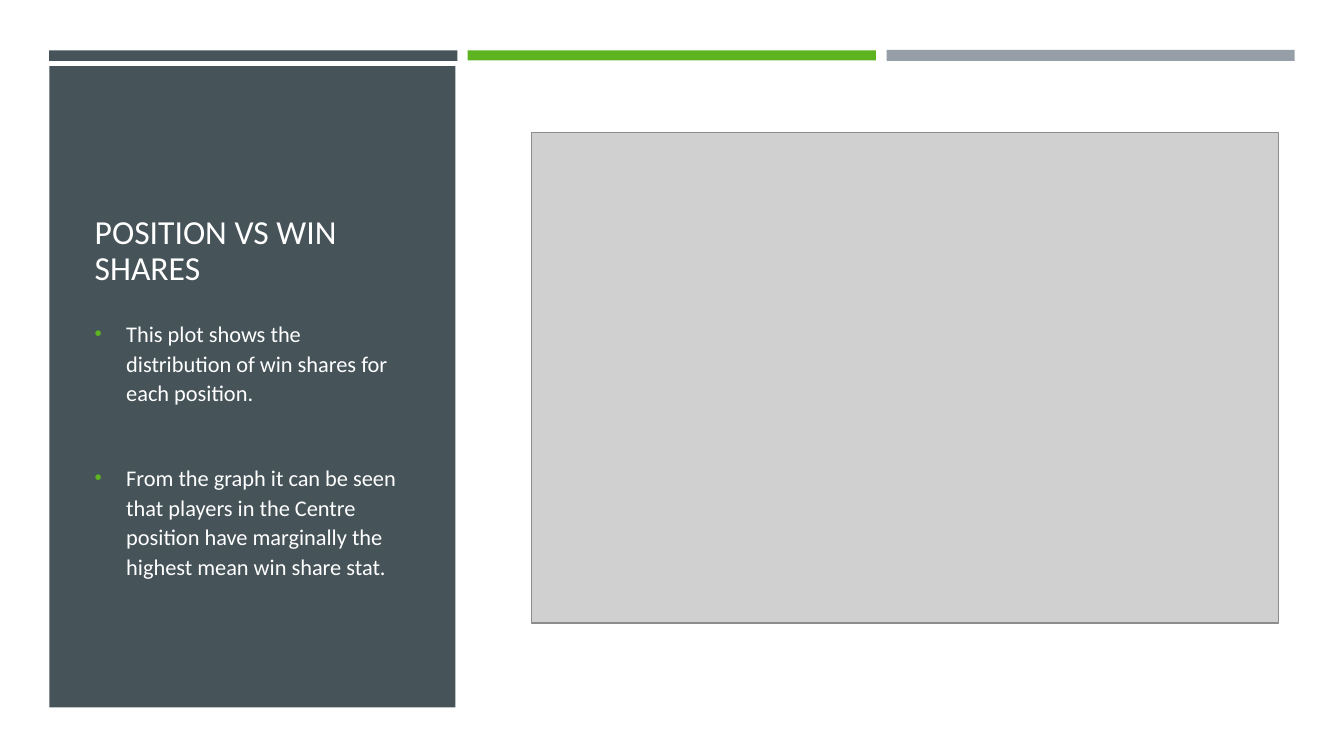
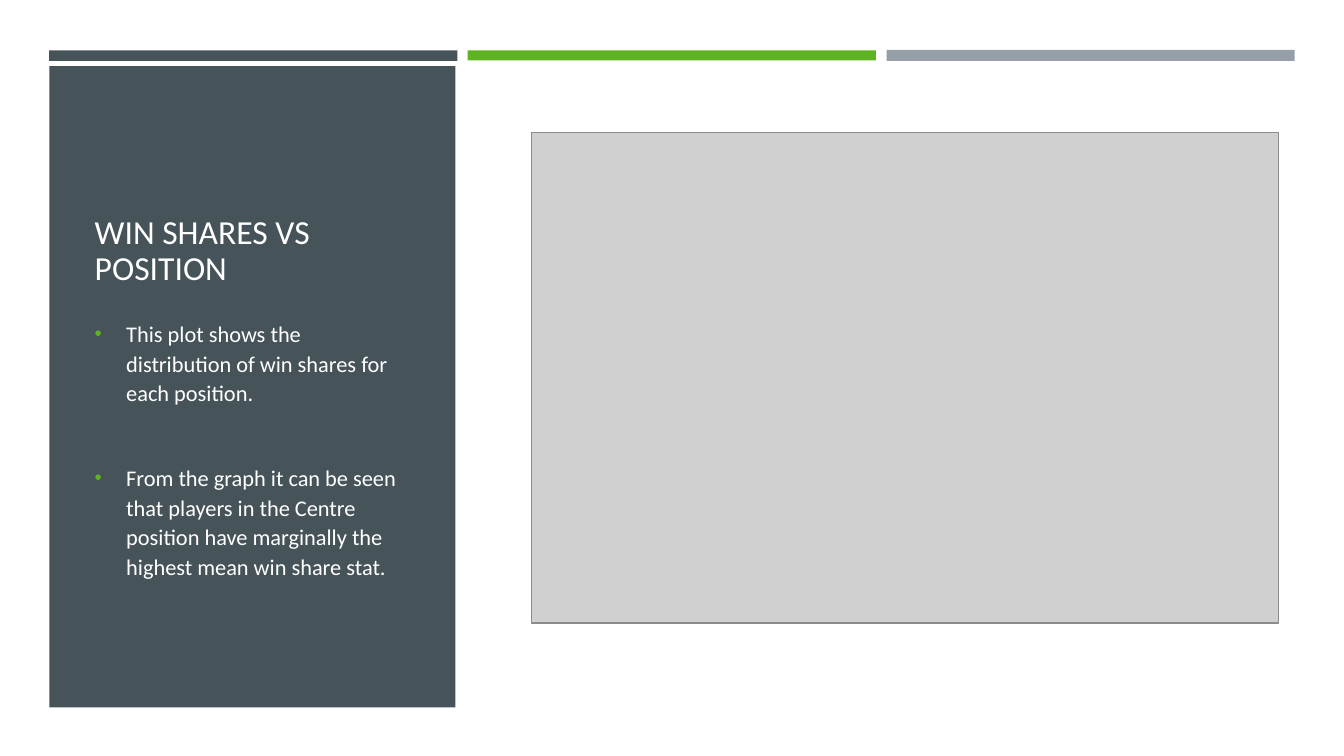
Before and after one commit to 3026joe/NBA_shot_log, a slide deck: slide 7 of Team 8 (NBA Player data and salary prediction).pptx. Drawn at 1344x756 pixels with LibreOffice and Linux fonts; fonts in the diff are those of the drawing; grey boxes stand for pictures. Boxes give left, top, right and bottom in pixels: in the first picture for what was removed or moved away, otherwise in the second. Text is boxed around its words. In the diff, an @@ line names an element or a change of style, - is before the commit and + after.

```diff
--- a/Team 8 (NBA Player data and salary prediction).pptx
+++ b/Team 8 (NBA Player data and salary prediction).pptx
@@ title at (95,222,309,280): text changed @@
-POSITION VS WIN SHARES
+WIN SHARES VS POSITION
```
Also in this commit, not shown: 6 other slides changed, 1 other file.
